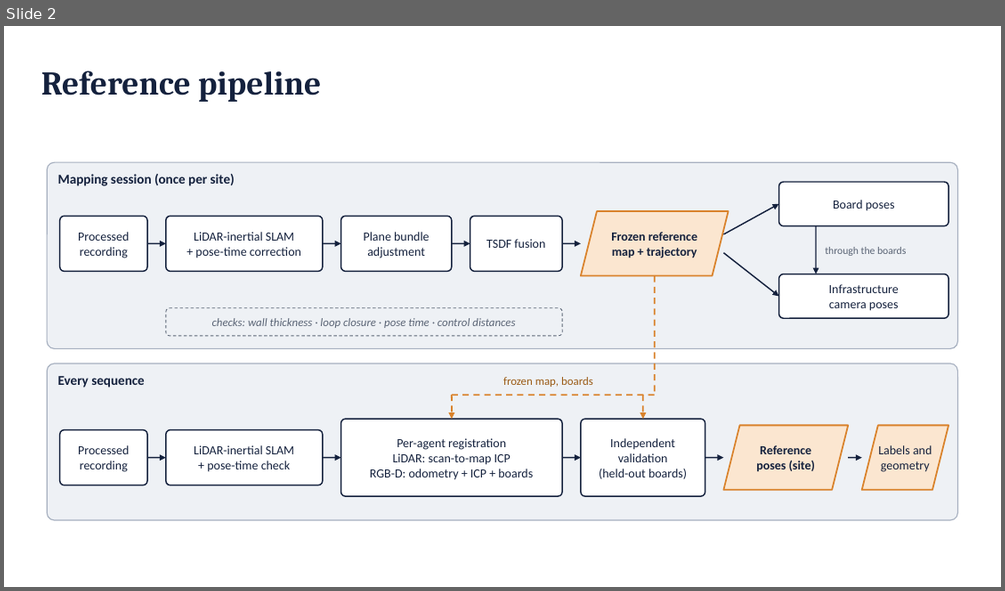
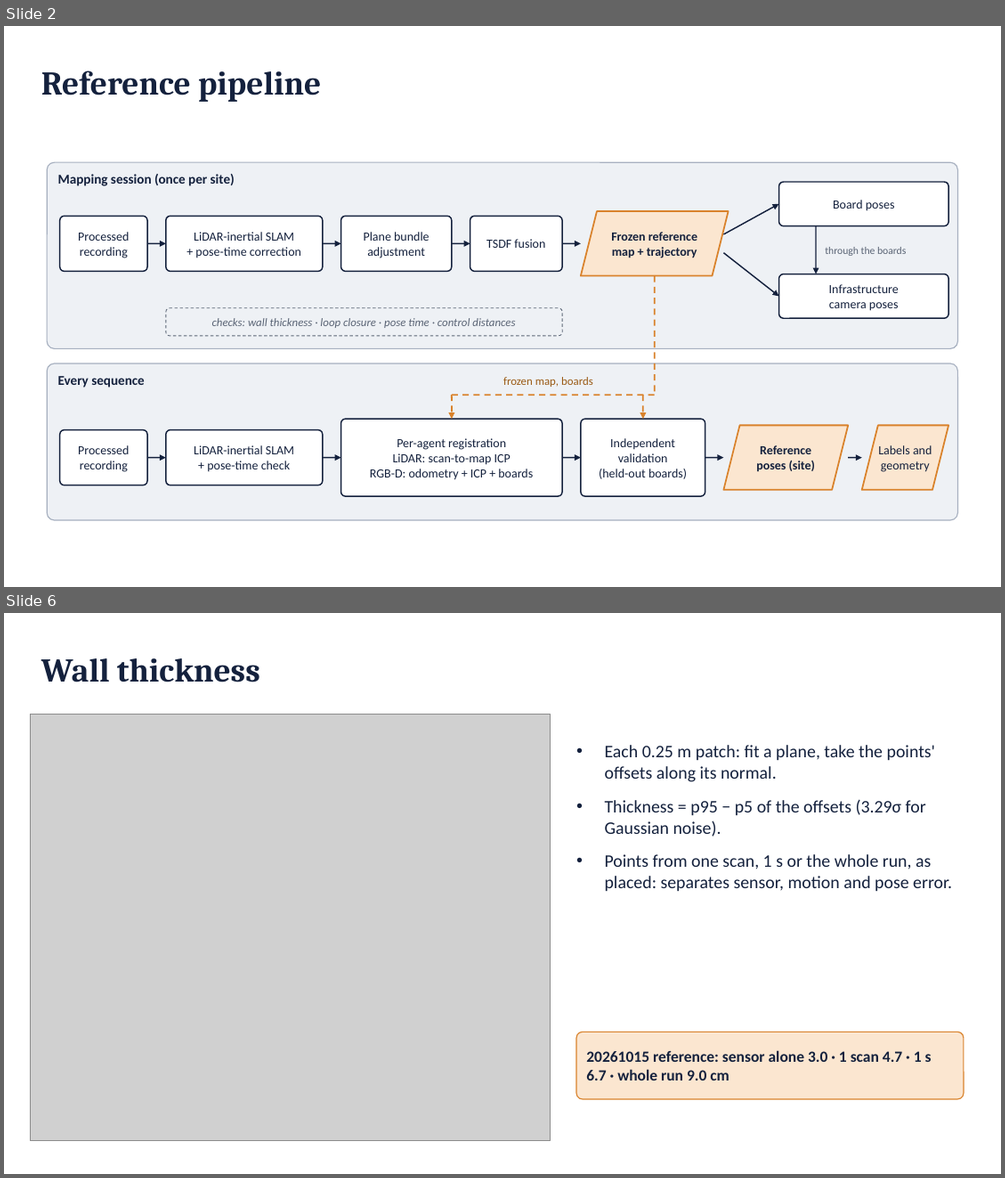
Before and after one commit to jorichee14/Others, a slide deck: scoop_testbed_paper/figs/fig_refpipeline.pptx. Shown one above the other, each under a label of ours: slide 2 before the commit, slides 2 and 6 after it; the slides between them are not shown. The pictures are 1005x591 and 1005x1178 pixels, drawn with LibreOffice and Linux fonts; fonts in the diff are those of the drawing; grey boxes stand for pictures. Boxes give left, top, right and bottom in pixels: in the first picture for what was removed or moved away, otherwise in the second. Text is boxed around its words. In the diff, an @@ line names an element or a change of style, - is before the commit and + after.

```diff
--- a/scoop_testbed_paper/figs/fig_refpipeline.pptx
+++ b/scoop_testbed_paper/figs/fig_refpipeline.pptx
@@ slide 6 added at (4, 613, 1001, 1174), background #FFFFFF @@
@@ text added at (41, 658, 260, 682), 32 pt, text #14213D, bold @@
+Wall thickness
@@ picture added at (30, 714, 550, 1140) @@
@@ text added at (605, 745, 952, 892), 17 pt, text #14213D @@
+• Each 0.25 m patch: fit a plane, take the points' offsets along its normal.
+• Thickness = p95 − p5 of the offsets (3.29σ for Gaussian noise).
+• Points from one scan, 1 s or the whole run, as placed: separates sensor, motion and pose error.
@@ rounded rectangle added at (577, 1032, 964, 1099), fill #FBE6D0, outline #D9822B 1 pt, 15 pt, text #14213D, bold @@
+20261015 reference: sensor alone 3.0 · 1 scan 4.7 · 1 s 6.7 · whole run 9.0 cm
```
Also in this commit, not shown: 3 other slides added, 1 slide removed, 8 other files.
